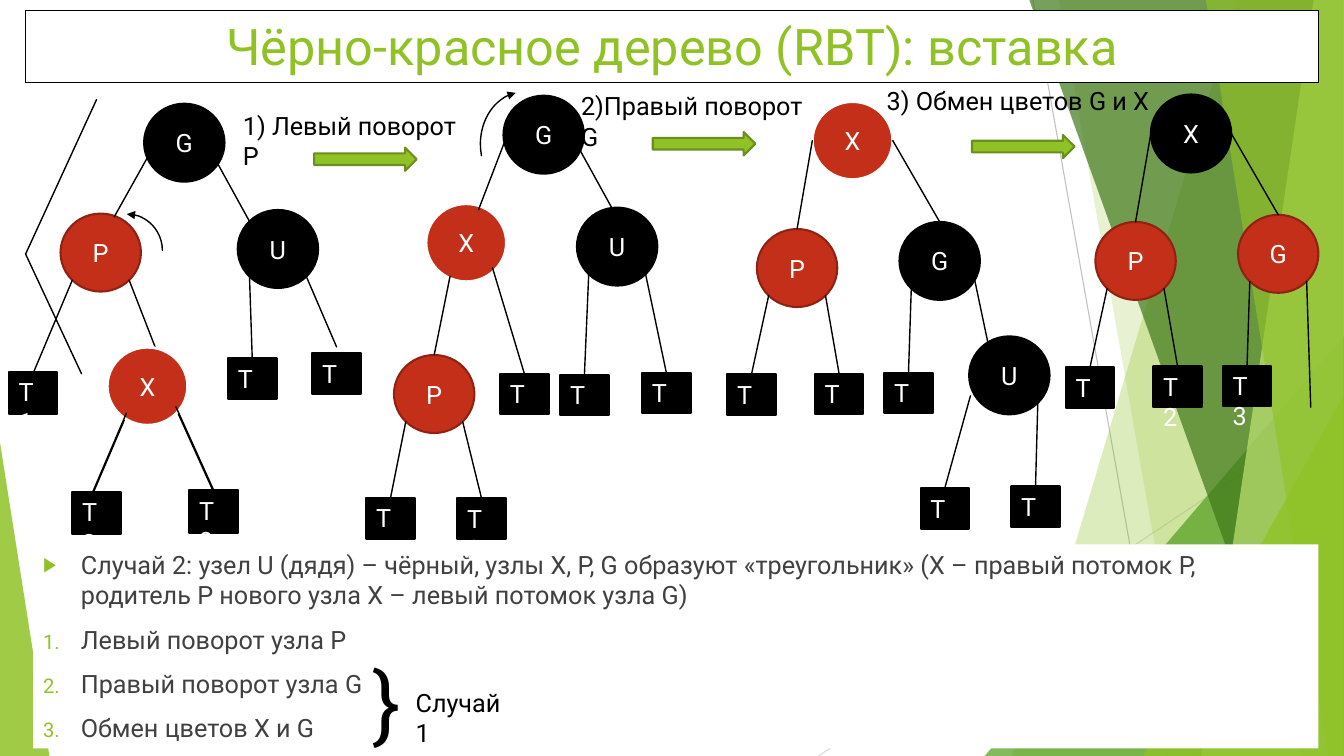
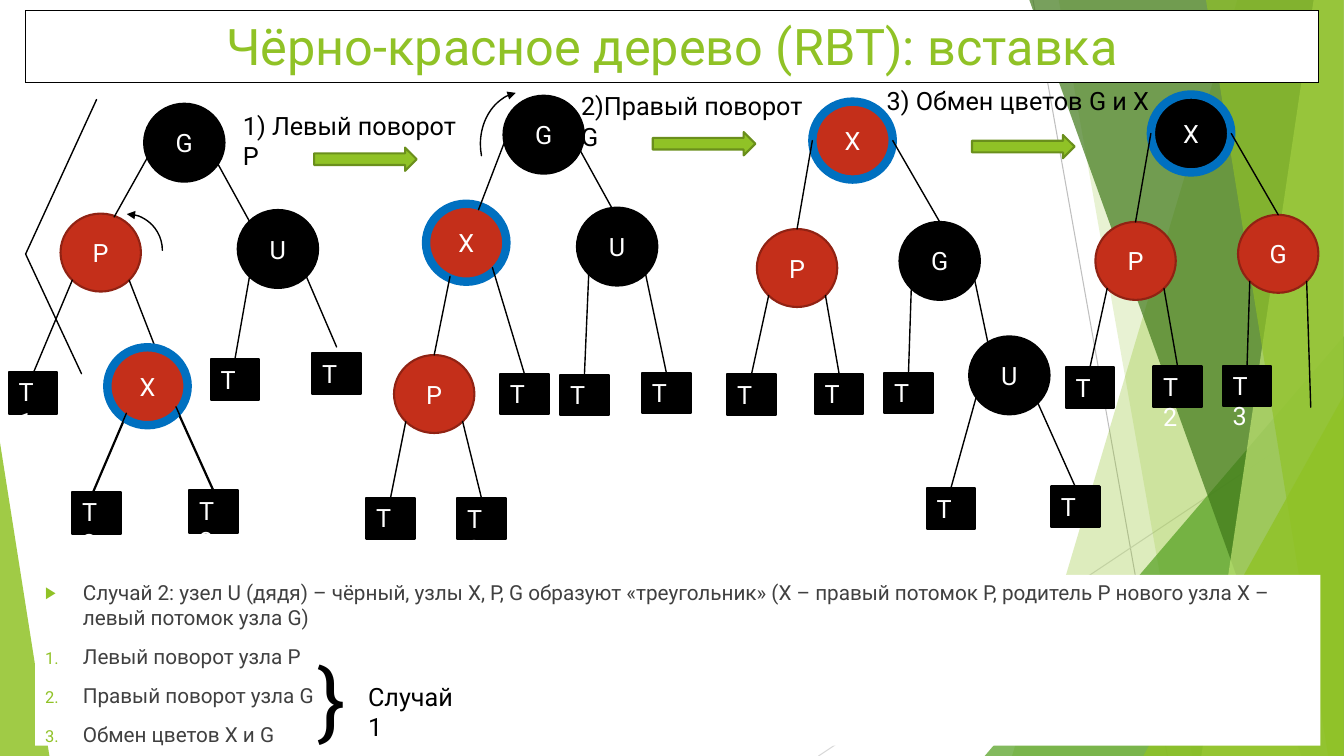
Before and after one commit to WhiteCatStudies/lectures, a slide deck: slide 14 of pt2/lectures/lecture3/lecture3.pptx. Drawn at 1344x756 pixels with LibreOffice and Linux fonts; fonts in the diff are those of the drawing. Boxes give left, top, right and bottom in pixels: in the first picture for what was removed or moved away, otherwise in the second. Text is boxed around its words. In the diff, an @@ line names an element or a change of style, - is before the commit and + after.

```diff
--- a/pt2/lectures/lecture3/lecture3.pptx
+++ b/pt2/lectures/lecture3/lecture3.pptx
@@ ellipse "X" at box(1151, 95, 1232, 172): outline #000000 1.5 pt to #0070C0 6 pt @@
@@ line moved from (250, 276) - (252, 358) to (250, 276) - (235, 359) @@
@@ outline #FFFFFF 2 pt to #0070C0 6 pt in 3 elements at box(426, 204, 507, 281), box(813, 102, 893, 179), box(107, 348, 188, 425) @@
@@ rectangle "T4": place and size @@
-rectangle "T4" at box(228, 358, 276, 398)
+rectangle "T4" at box(211, 359, 259, 399)
@@ line moved from (971, 396) - (945, 488) to (977, 396) - (951, 488) @@
@@ line moved from (1038, 403) - (1035, 487) to (1038, 403) - (1076, 487) @@
@@ rectangle "T4": place and size @@
-rectangle "T4" at box(921, 488, 969, 528)
+rectangle "T4" at box(927, 488, 975, 528)
@@ rectangle "T5": place and size @@
-rectangle "T5" at box(1011, 487, 1060, 527)
+rectangle "T5" at box(1052, 487, 1100, 527)
@@ text "Случай 2: узел U (дядя) ...": place and size @@
-text "Случай 2: узел U (дядя) ..." at box(33, 544, 1319, 748)
+text "Случай 2: узел U (дядя) ..." at box(35, 575, 1321, 745)
@@ text "Случай 2: узел U (дядя) ..." at box(35, 575, 1321, 745): size 18 to 14.8 pt @@
@@ text "}": place and size @@
-text "}" at box(361, 645, 412, 756)
+text "}" at box(306, 642, 357, 754)
@@ text "Случай 1": place and size @@
-text "Случай 1" at box(416, 694, 501, 742)
+text "Случай 1" at box(368, 688, 453, 736)
```
Also in this commit, not shown: 5 other slides changed, 2 slides added, 3 other files.
